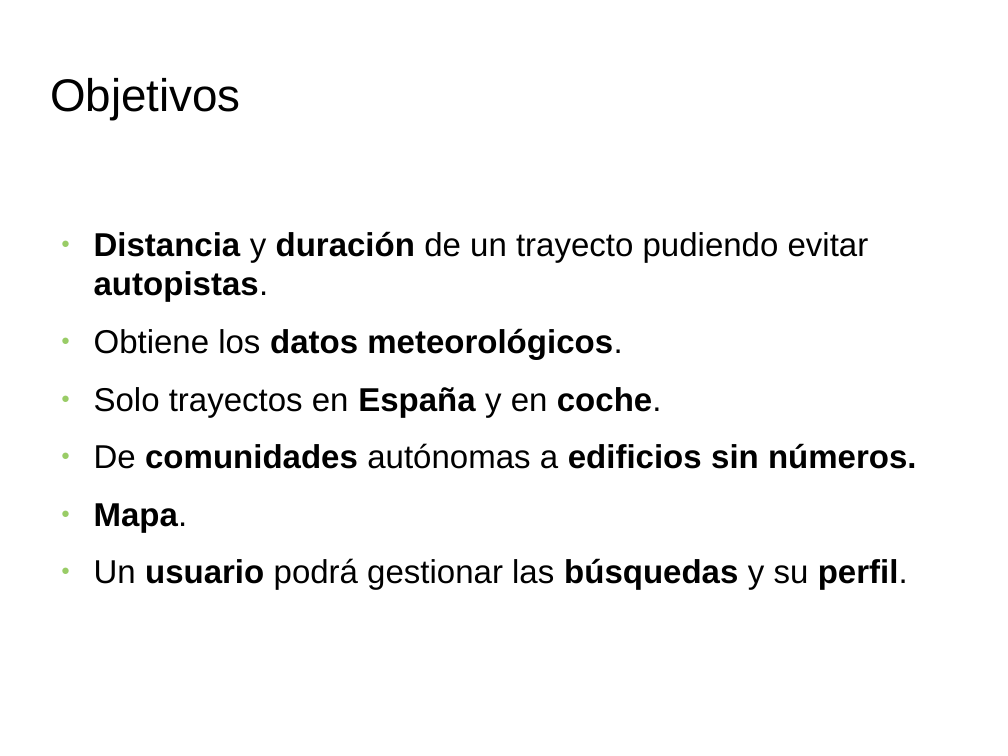
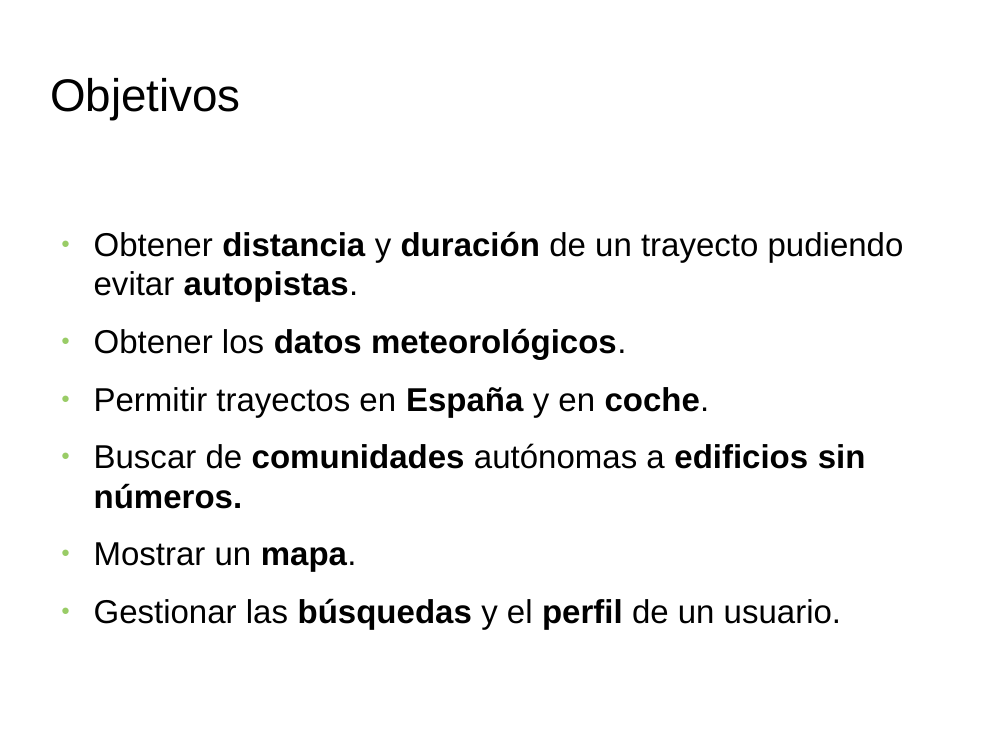
Before and after one commit to PatriiML11/ProyectoWeb, a slide deck: slide 3 of doc/Documentos/Presentacion2.odp. Drawn at 1008x756 pixels with LibreOffice and Linux fonts; fonts in the diff are those of the drawing; background and template pictures are left out. Boxes give left, top, right and bottom in pixels: in the first picture for what was removed or moved away, otherwise in the second. Text is boxed around its words. In the diff, an @@ line names an element or a change of style, - is before the commit and + after.

```diff
--- a/doc/Documentos/Presentacion2.odp
+++ b/doc/Documentos/Presentacion2.odp
@@ text at (94,231,904,630): text changed; bold off @@
-● Distancia y duración de un trayecto pudiendo evitar autopistas.
-● Obtiene los datos meteorológicos.
-● Solo trayectos en España y en coche.
-● De comunidades autónomas a edificios sin números.
-● Mapa.
-● Un usuario podrá gestionar las búsquedas y su perfil.
+● Obtener distancia y duración de un trayecto pudiendo evitar autopistas.
+● Obtener los datos meteorológicos.
+● Permitir trayectos en España y en coche.
+● Buscar de comunidades autónomas a edificios sin números.
+● Mostrar un mapa.
+● Gestionar las búsquedas y el perfil de un usuario.
```
Also in this commit, not shown: 5 other slides changed, 2 slides added, 4 slides removed, 16 other files.
